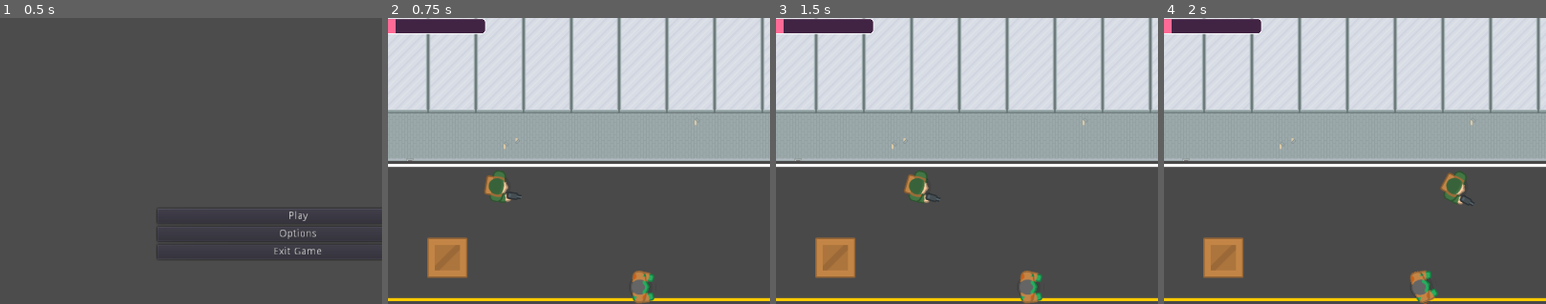
Above: before the commit, frames 1-4 (left to right).
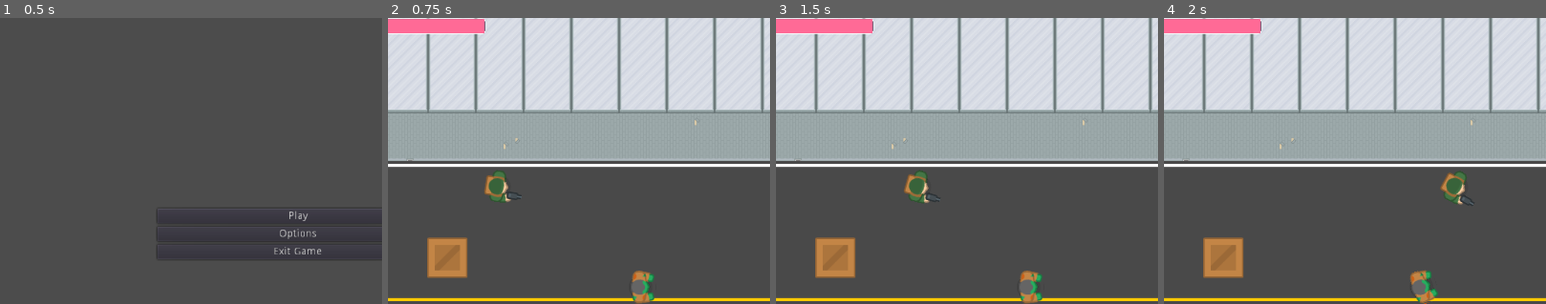
Above: after the commit, the same moments.

Repository: sindre0830/YAZG
Game: Godot game, scene res://Menu/MainMenu.tscn
Two runs of this game, one before a commit and one after it. Both use one fixed random seed, a clock stepped at 60 frames per second and the inputs below.
Inputs (mouse positions are % of the whole screen's width and height, from its top left):
- Up to frame 1 (0.5 s): no input
- Up to frame 2 (0.75 s): click "Play" at 0.5 s
- Up to frame 3 (1.5 s): tap Enter at 1.25 s; move the mouse to (72, 45) at 1.27 s; hold Right (ui_right) from 1.28 s (still down)
- Up to frame 4 (2 s): keep holding Right (ui_right)
The pictures show only the part of the screen within x 14-64%, y 0-50%; the shares and areas given below are measured in that part.

Frame 1 is identical in both runs. In frame 2, 1.2% of the frame differs, in the area x 2-26%, y 0-6%; in frame 3, 1.2%; in frame 4, 1.2%.

Commit message:
[#12, #20] Connected player health to healthbar

Diff:
--- a/Source/Actor/Player/Player.gd
+++ b/Source/Actor/Player/Player.gd
@@ -8,6 +8,10 @@
 	ACCELERATION = 2000
 	MAX_SPEED = 400
 	FRICTION = 4000
+
+func _ready():
+	self.get_parent().get_node("Healthbar").max_value = max_health
+	self.get_parent().get_node("Healthbar").value = health
 
 func _physics_process(delta):
 	var input_vector = Vector2.ZERO
@@ -29,3 +33,7 @@
 
 	if Input.is_action_just_pressed("ui_switchWeapon"):
 		self.get_parent().get_node("GunDisplay").switchGunDisplayed()
+
+func take_damage(amount):
+	.take_damage(amount)
+	self.get_parent().get_node("Healthbar").value = health
